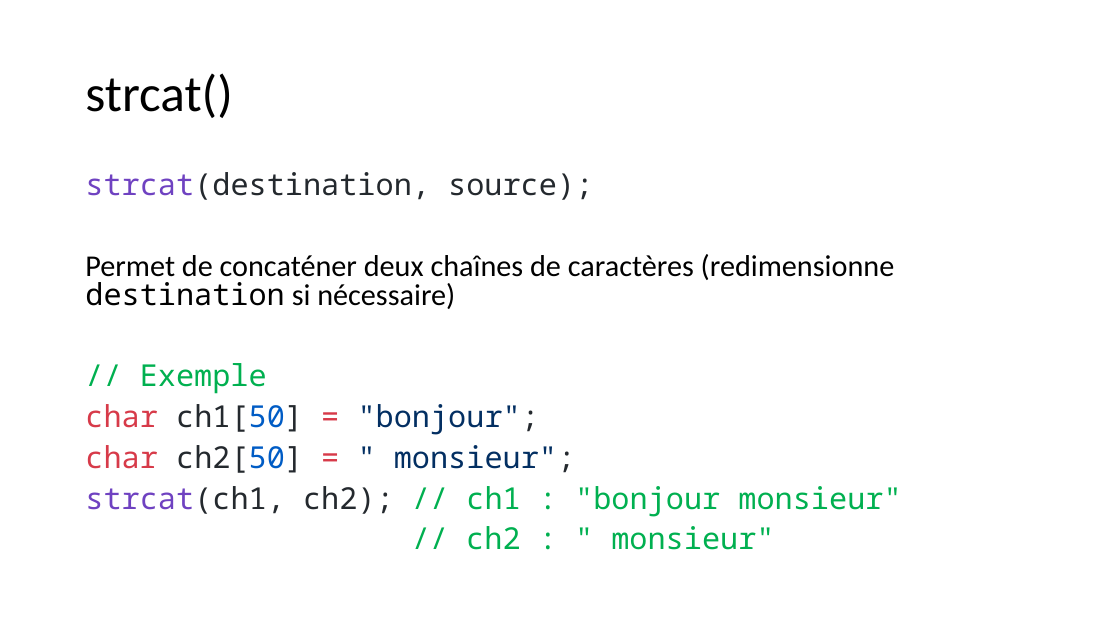
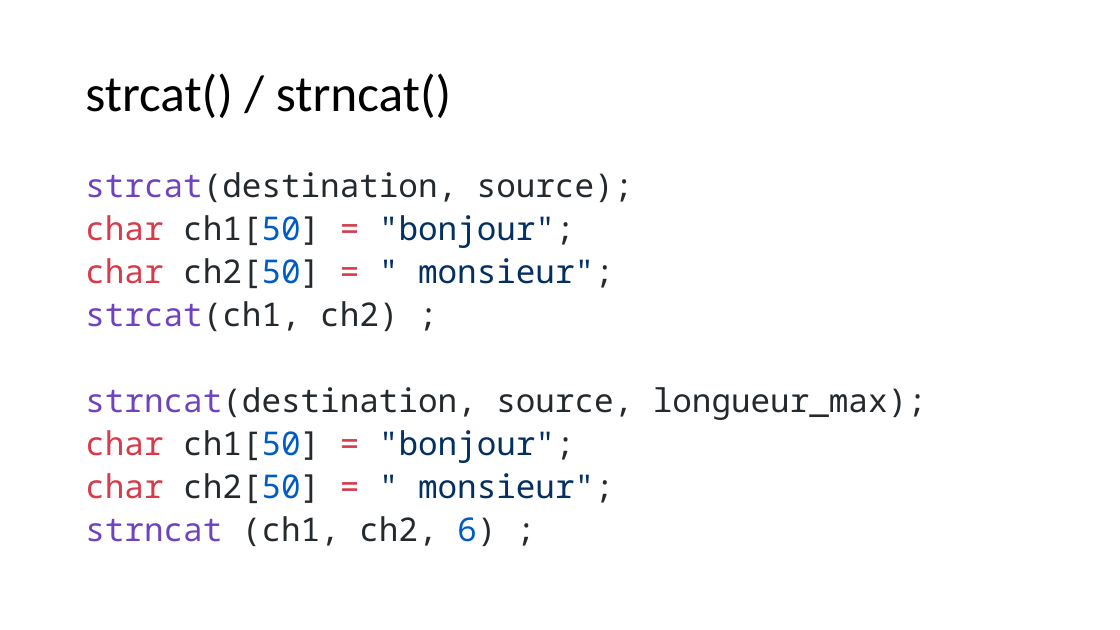
Before and after one commit to Firestorm49/bts-1, a slide deck: slide 16 of 02_C/03_Tableaux/tableaux.pptx. Drawn at 1120x630 pixels with LibreOffice and Linux fonts; fonts in the diff are those of the drawing. Boxes give left, top, right and bottom in pixels: in the first picture for what was removed or moved away, otherwise in the second. Text is boxed around its words. In the diff, an @@ line names an element or a change of style, - is before the commit and + after.

```diff
--- a/02_C/03_Tableaux/tableaux.pptx
+++ b/02_C/03_Tableaux/tableaux.pptx
@@ title at [85,73,451,118]: text changed @@
-strcat()
+strcat() / strncat()
@@ text at [85,172,634,288]: size 25.9 to 28 pt in "strcat(destination, source);", "char ch1[50] = "bonjour";", "char ch2[50] = " monsieur";" @@
@@ text at [85,254,895,394]: paragraphs removed @@
-Permet de concaténer deux chaînes de caractères (redimensionne destination si nécessaire)
-// Exemple
@@ text at [85,301,927,546]: text changed; size 25.9 to 28 pt; text colour #00B050 to #24292E @@
-strcat(ch1, ch2); // ch1 : "bonjour monsieur"
-// ch2 : " monsieur"
+strcat(ch1, ch2) ;
+strncat(destination, source, longueur_max);
+char ch1[50] = "bonjour";
+char ch2[50] = " monsieur";
+strncat (ch1, ch2, 6) ;
```
Also in this commit, not shown: 10 other slides changed, 5 slides removed, 28 other files.
